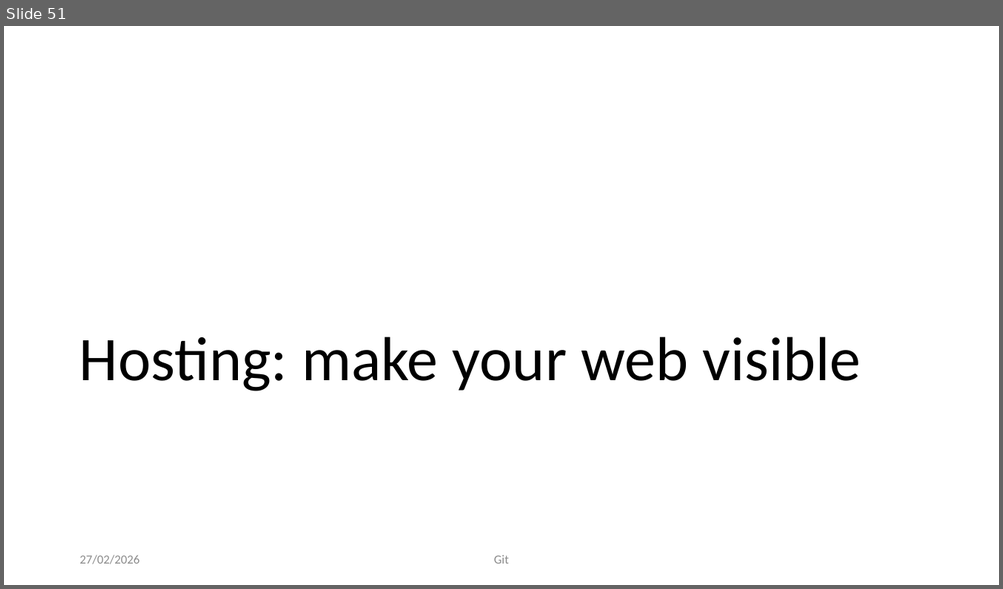
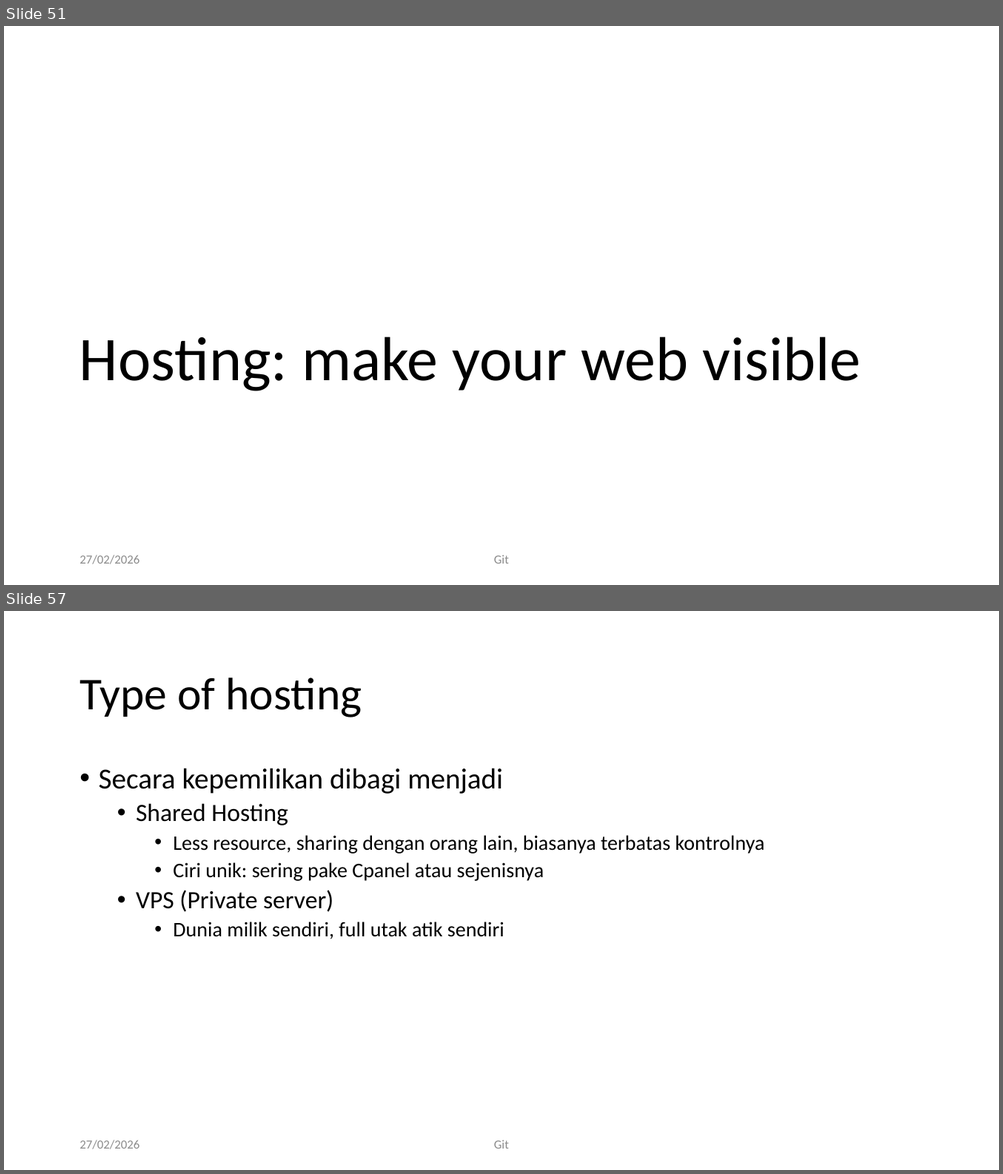
Before and after one commit to RayWP/training-uajy, a slide deck: Part 1 Git/Git-art of source control.pptx. Shown one above the other, each under a label of ours: slide 51 before the commit, slides 51 and 57 after it; the slides between them are not shown. The pictures are 1003x589 and 1003x1174 pixels, drawn with LibreOffice and Linux fonts; fonts in the diff are those of the drawing; background and template pictures are left out. Boxes give left, top, right and bottom in pixels: in the first picture for what was removed or moved away, otherwise in the second. Text is boxed around its words. In the diff, an @@ line names an element or a change of style, - is before the commit and + after.

Commit message:
add part 2 hosting

```diff
--- a/Part 1 Git/Git-art of source control.pptx
+++ b/Part 1 Git/Git-art of source control.pptx
@@ slide 57 added at <box>4,611,999,1170</box>, background #FFFFFF @@
@@ title added at <box>79,678,362,718</box>, 44 pt, text #000000 @@
+Type of hosting
@@ text added at <box>99,768,765,940</box>, 20 pt, text #000000 @@
+• Secara kepemilikan dibagi menjadi
+  • Shared Hosting
+    • Less resource, sharing dengan orang lain, biasanya terbatas kontrolnya
+    • Ciri unik: sering pake Cpanel atau sejenisnya
+  • VPS (Private server)
+    • Dunia milik sendiri, full utak atik sendiri
@@ text added at <box>79,1140,139,1150</box>, 12 pt, text #8C8C8C @@
+27/02/2026
@@ text added at <box>494,1140,509,1149</box>, 12 pt, text #8C8C8C @@
+Git
```
Also in this commit, not shown: 7 other slides added, 3 other files.
